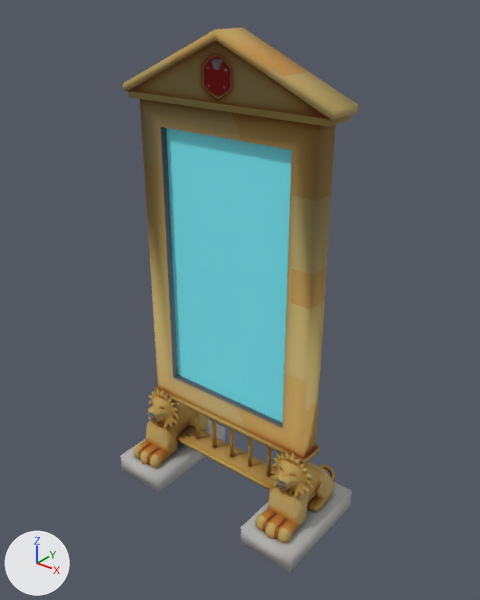
What one commit did to the glTF model eidolon-demo/props/mirror_bare.glb.
The view is the same before and after, from a 50 mm camera at (0.773, -0.937, 1.076) aimed at (0.017, 0.008, 0.49). Arrows for +X, +Y and +Z are at lower left; the lights stay in place. The first picture is the older version. Vertices at exactly the same position are counted once.

Names of what the first picture shows: 'glass_f', 'tripo_node_8eb972c0-7a27-4b96-ac71-5cb5af0142ce'.
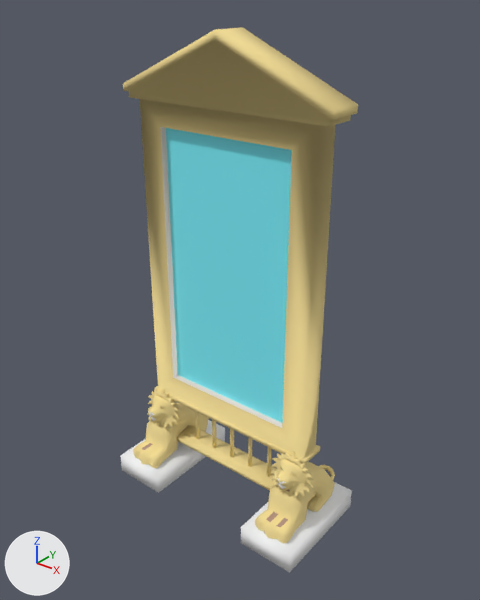
The change, as a list of edits to the scene's bpy script:
```text
Add mat_stone:
    mat_stone = principled_material('stone')
    mat_stone.base_color = (0.95, 0.95, 0.95)  # white #f9f9f9
    mat_stone.roughness = 1.0
Add mat_cloth:
    mat_cloth = principled_material('cloth')
    mat_cloth.base_color = (0.93, 0.9, 0.82)  # white #f7f3ea
    mat_cloth.roughness = 1.0
Add mat_rope:
    mat_rope = principled_material('rope')
    mat_rope.base_color = (0.45, 0.28, 0.2)  # beige #b3907c
    mat_rope.roughness = 1.0
Add mat_pane:
    mat_pane = principled_material('pane')
    mat_pane.base_color = (0.3, 0.33, 0.4)  # grey #959baa
    mat_pane.roughness = 1.0
Add mat_gold:
    mat_gold = principled_material('gold')
    mat_gold.base_color = (0.9, 0.72, 0.3)  # yellow #f3dd95
    mat_gold.roughness = 1.0
Change me_tripo_mesh_8eb972c0_7a27_4b96_ac71_5cb5af0142ce:
    where me_tripo_mesh_8eb972c0_7a27_4b96_ac71_5cb5af0142ce.from_pydata(...)  # 1311 vertices, 2570 faces; spans x -0.247..0.247, y -0.12..0.12, z 0.0..0.998
    used by ob_tripo_node_8eb972c0_7a27_4b96_ac71_5cb5af0142ce; location = (0.0, 0.0, 0.0)
    me_tripo_mesh_8eb972c0_7a27_4b96_ac71_5cb5af0142ce part 1: 51 faces spanning x -0.196..0.196, y -0.071..0.024, z 0.045..0.934 switch from mat_tripo_material_8eb972c0_7a27_4b96_ac71_5cb5af0142ce (picture img_color_8eb972c0_7a27_4b96_ac71_5cb5af0142ce) to mat_cloth (white #f7f3ea)
    me_tripo_mesh_8eb972c0_7a27_4b96_ac71_5cb5af0142ce part 2: 117 faces spanning x -0.218..0.218, y -0.104..0.091, z 0.045..0.195 switch from mat_tripo_material_8eb972c0_7a27_4b96_ac71_5cb5af0142ce (picture img_color_8eb972c0_7a27_4b96_ac71_5cb5af0142ce) to mat_rope (beige #b3907c)
    me_tripo_mesh_8eb972c0_7a27_4b96_ac71_5cb5af0142ce part 3: 2301 faces spanning x -0.237..0.237, y -0.108..0.12, z 0.045..0.998 switch from mat_tripo_material_8eb972c0_7a27_4b96_ac71_5cb5af0142ce (picture img_color_8eb972c0_7a27_4b96_ac71_5cb5af0142ce) to mat_gold (yellow #f3dd95)
    me_tripo_mesh_8eb972c0_7a27_4b96_ac71_5cb5af0142ce part 4: 93 faces spanning x -0.247..0.247, y -0.12..0.12, z 0.0..0.061 switch from mat_tripo_material_8eb972c0_7a27_4b96_ac71_5cb5af0142ce (picture img_color_8eb972c0_7a27_4b96_ac71_5cb5af0142ce) to mat_stone (white #f9f9f9)
    add me_tripo_mesh_8eb972c0_7a27_4b96_ac71_5cb5af0142ce.materials.append(mat_pane)  # grey #959baa
```

What differs and where, as boxes [x1, y1, x2, y2] in the pictures (480 x 600 px):
part 1 of me_tripo_mesh_8eb972c0_7a27_4b96_ac71_5cb5af0142ce, recoloured
    both: [148, 127, 286, 489]
part 2 of me_tripo_mesh_8eb972c0_7a27_4b96_ac71_5cb5af0142ce, recoloured
    both: [142, 425, 290, 533]
part 3 of me_tripo_mesh_8eb972c0_7a27_4b96_ac71_5cb5af0142ce, recoloured (brown to yellow)
    both: [123, 27, 358, 544]
part 4 of me_tripo_mesh_8eb972c0_7a27_4b96_ac71_5cb5af0142ce, recoloured (grey to white)
    both: [120, 420, 352, 573]
